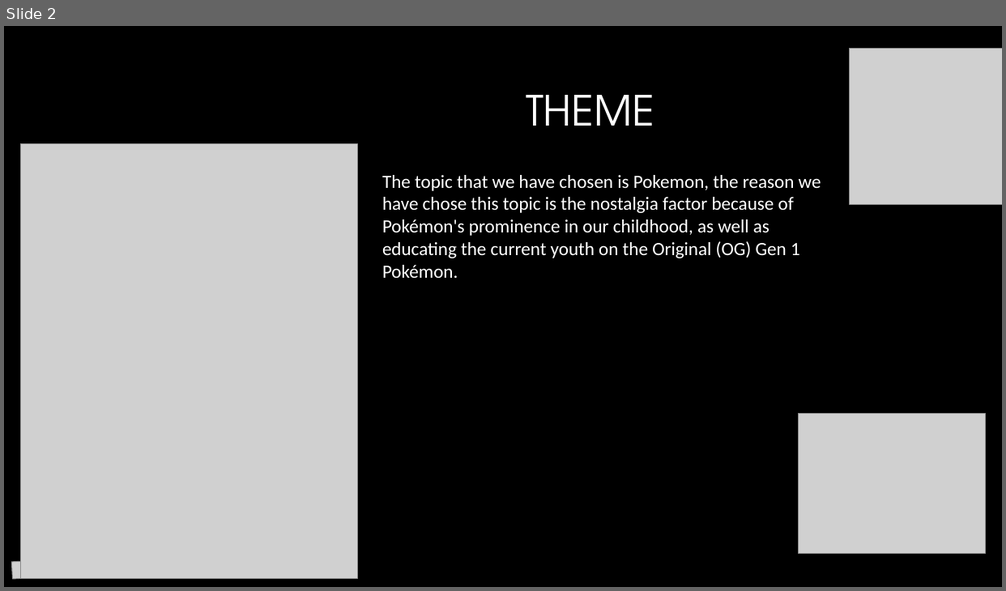
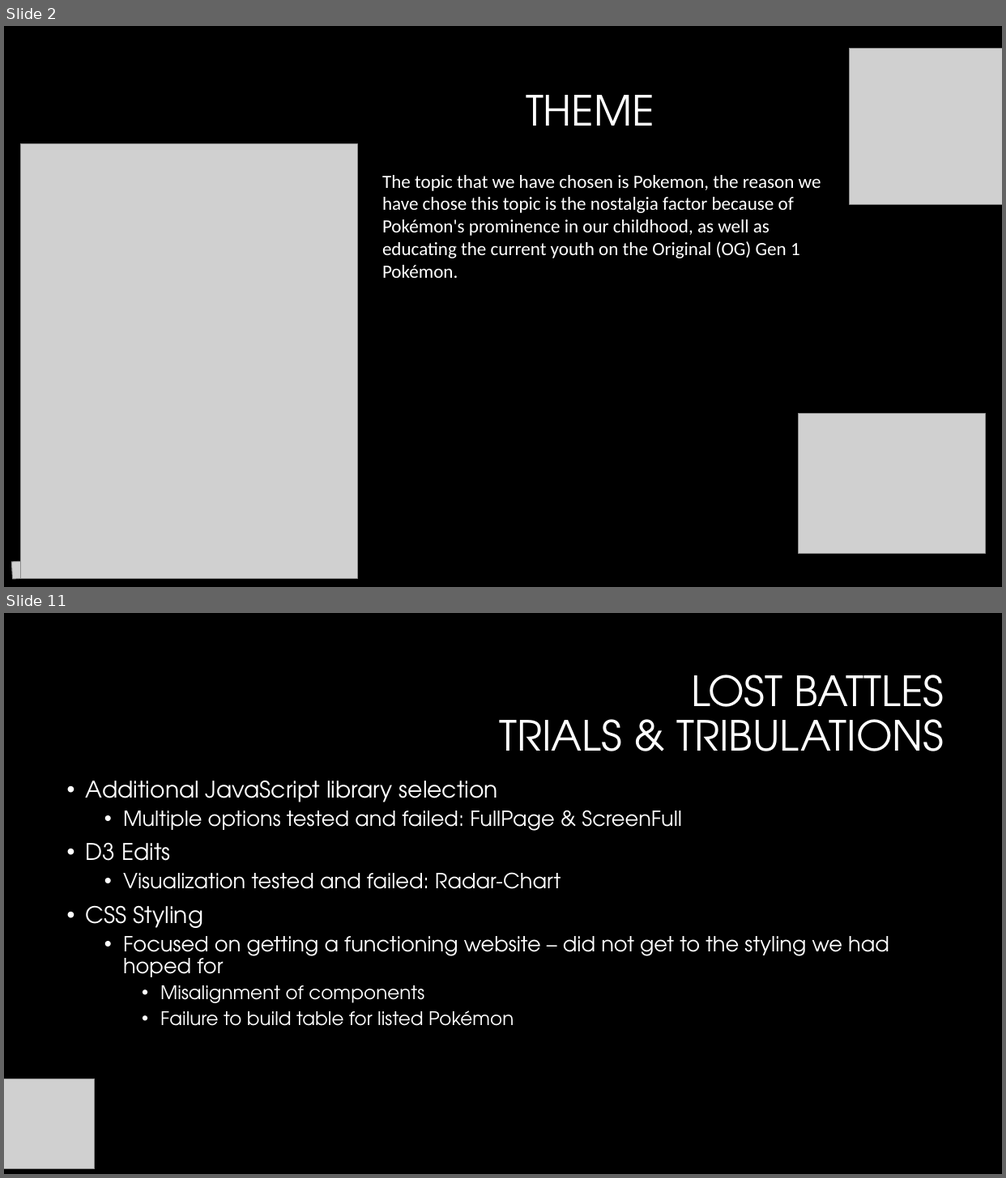
Before and after one commit to Dbuescher8/Pokemon-Project2, a slide deck: Presentation 2.pptx. Shown one above the other, each under a label of ours: slide 2 before the commit, slides 2 and 11 after it; the slides between them are not shown. The pictures are 1006x591 and 1006x1178 pixels, drawn with LibreOffice and Linux fonts; fonts in the diff are those of the drawing; grey boxes stand for pictures; background and template pictures are left out. Boxes give left, top, right and bottom in pixels: in the first picture for what was removed or moved away, otherwise in the second. Text is boxed around its words. In the diff, an @@ line names an element or a change of style, - is before the commit and + after.

```diff
--- a/Presentation 2.pptx
+++ b/Presentation 2.pptx
@@ slide 11 added at bbox=[4, 613, 1002, 1174], background #000000 @@
@@ title added at bbox=[499, 675, 944, 752], 40 pt, text #FFFFFF @@
+LOST BATTLES
+TRIALS & TRIBULATIONS
@@ text added at bbox=[86, 780, 889, 1026], 20 pt, text #FFFFFF @@
+• Additional JavaScript library selection
+  • Multiple options tested and failed: FullPage & ScreenFull
+• D3 Edits
+  • Visualization tested and failed: Radar-Chart
+• CSS Styling
+  • Focused on getting a functioning website – did not get to the styling we had hoped for
+    • Misalignment of components
+    • Failure to build table for listed Pokémon
@@ picture added at bbox=[4, 1080, 95, 1170] @@
```
Also in this commit, not shown: 3 slides changed, 6 other slides added, 2 slides removed.
